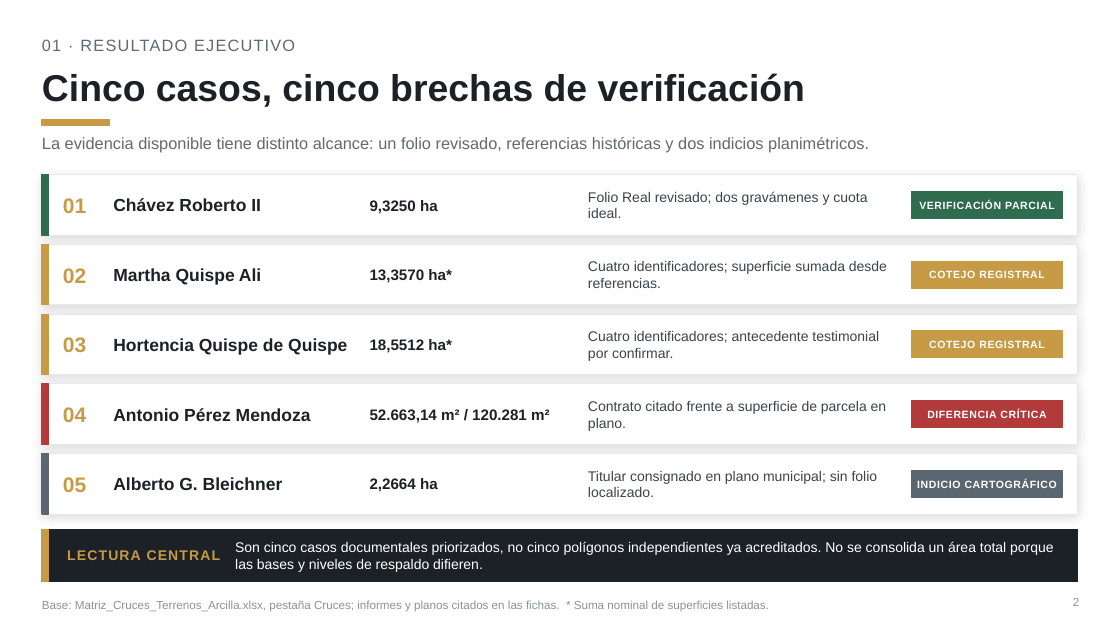
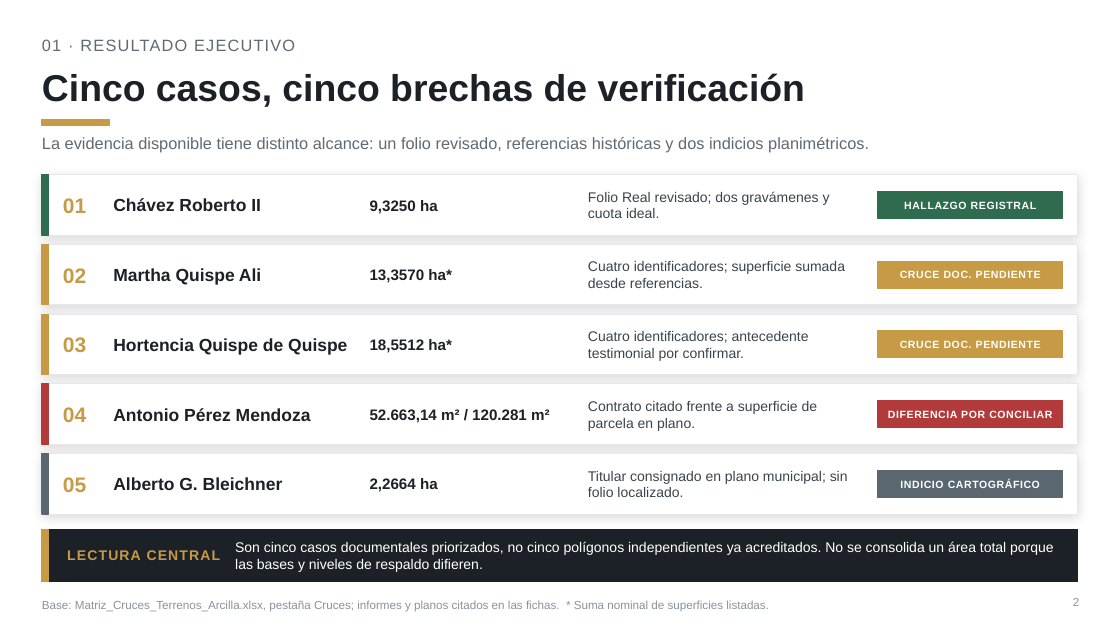
Before and after one commit to hugop1006-cpu/incerpaz-la-gran-obra, a slide deck: slide 2 of Informe_5_Casos_Patrimoniales_Viacha_2026_v2.pptx. Drawn at 1120x630 pixels with LibreOffice and Linux fonts; fonts in the diff are those of the drawing. Boxes give left, top, right and bottom in pixels: in the first picture for what was removed or moved away, otherwise in the second. Text is boxed around its words. In the diff, an @@ line names an element or a change of style, - is before the commit and + after.

```diff
--- a/Informe_5_Casos_Patrimoniales_Viacha_2026_v2.pptx
+++ b/Informe_5_Casos_Patrimoniales_Viacha_2026_v2.pptx
@@ text "Folio Real revisado; dos gravámenes ..." rewrapped from [588,191,867,218] to [588,191,830,218] @@
@@ rectangle: place and size @@
-rectangle at [912,192,1063,218]
+rectangle at [878,192,1063,218]
@@ text at [904,201,1036,209]: text changed @@
-VERIFICACIÓN PARCIAL
+HALLAZGO REGISTRAL
@@ text "Cuatro identificadores; superficie sumada desde ..." rewrapped from [588,261,887,288] to [588,261,845,288] @@
@@ rectangle: place and size @@
-rectangle at [912,261,1063,288]
+rectangle at [878,261,1063,288]
@@ text at [900,270,1041,278]: text changed @@
-COTEJO REGISTRAL
+CRUCE DOC. PENDIENTE
@@ text "Cuatro identificadores; antecedente testimonial por ..." rewrapped from [588,331,879,361] to [588,331,809,361] @@
@@ rectangle: place and size @@
-rectangle at [912,331,1063,358]
+rectangle at [878,331,1063,358]
@@ text at [900,340,1041,348]: text changed @@
-COTEJO REGISTRAL
+CRUCE DOC. PENDIENTE
@@ text "Contrato citado frente a superficie ..." rewrapped from [588,401,887,431] to [588,401,818,431] @@
@@ rectangle: place and size @@
-rectangle at [912,401,1063,428]
+rectangle at [878,401,1063,428]
@@ text at [888,410,1052,418]: text changed @@
-DIFERENCIA CRÍTICA
+DIFERENCIA POR CONCILIAR
@@ text "Titular consignado en plano municipal; ..." rewrapped from [588,471,878,497] to [588,471,848,497] @@
@@ text "INDICIO CARTOGRÁFICO": place and size @@
-text "INDICIO CARTOGRÁFICO" at [917,480,1057,488]
+text "INDICIO CARTOGRÁFICO" at [900,480,1040,488]
@@ rectangle: place and size @@
-rectangle at [912,471,1063,497]
+rectangle at [878,471,1063,497]
```
Also in this commit, not shown: 7 other slides changed, 2 slides added.
